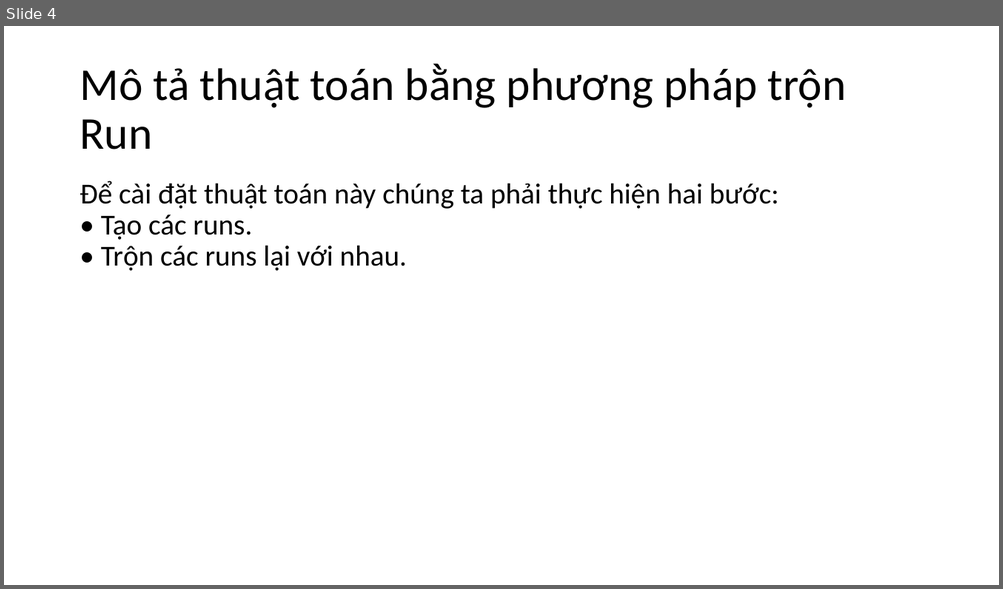
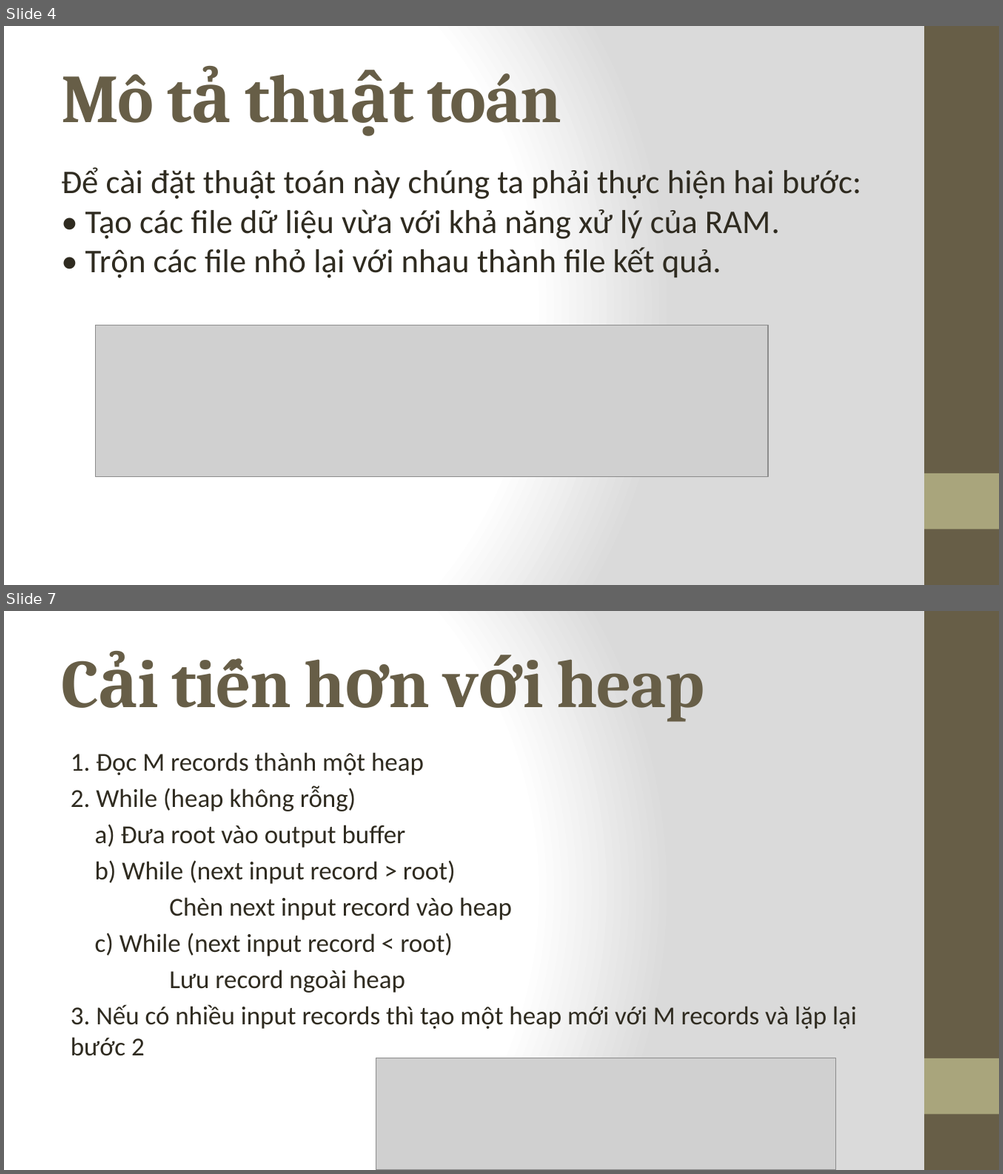
Before and after one commit to unicorn-vn/cs523-o11-team-12, a slide deck: slide/Sắp xếp ngoại (External Sort).pptx. Shown one above the other, each under a label of ours: slide 4 before the commit, slides 4 and 7 after it; the slides between them are not shown. The pictures are 1003x589 and 1003x1174 pixels, drawn with LibreOffice and Linux fonts; fonts in the diff are those of the drawing; grey boxes stand for pictures. Boxes give left, top, right and bottom in pixels: in the first picture for what was removed or moved away, otherwise in the second. Text is boxed around its words. In the diff, an @@ line names an element or a change of style, - is before the commit and + after.

```diff
--- a/slide/Sắp xếp ngoại (External Sort).pptx
+++ b/slide/Sắp xếp ngoại (External Sort).pptx
@@ slide 7 added at <box>4,611,999,1170</box>, background gradient #FFFFFF to #DADADA; not listed: 2 template elements that a slide beside it also shows @@
@@ title added at <box>556,659,704,721</box>, 66 pt, text #675E47, bold @@
+Cải tiến hơn với heap
@@ text added at <box>71,752,856,1056</box>, 25 pt, text #2F2B20 @@
+1. Đọc M records thành một heap
+2. While (heap không rỗng)
+  a) Đưa root vào output buffer
+  b) While (next input record > root)
+  Chèn next input record vào heap
+  c) While (next input record < root)
+  Lưu record ngoài heap
+3. Nếu có nhiều input records thì tạo một heap mới với M records và lặp lại bước 2
@@ picture added at <box>375,1059,835,1170</box> @@
@@ slide 4 changed as well @@
@@ background #FFFFFF to gradient #FFFFFF to #DADADA @@
@@ rectangle added at <box>924,26,999,585</box>, fill #675E47 @@
@@ title at <box>61,74,345,199</box>: text changed; size 44 to 66 pt; font Calibri to Cambria; text colour #000000 to #675E47; bold on @@
-Mô tả thuật toán bằng phương pháp trộn Run
+Mô tả thuật toán
@@ text at <box>61,167,861,278</box>: text changed; size 28 to 32 pt; text colour #000000 to #2F2B20 @@
-Để cài đặt thuật toán này chúng ta phải thực hiện hai bước:
-• Tạo các runs.
-• Trộn các runs lại với nhau.
+Để cài đặt thuật toán này chúng ta phải thực hiện hai bước:
+• Tạo các file dữ liệu vừa với khả năng xử lý của RAM.
+• Trộn các file nhỏ lại với nhau thành file kết quả.
@@ picture added at <box>96,325,768,477</box> @@
@@ rectangle added at <box>924,474,999,530</box>, fill #A9A57C @@
```
Also in this commit, not shown: 7 other slides changed, 3 other slides added, 2 slides removed.
